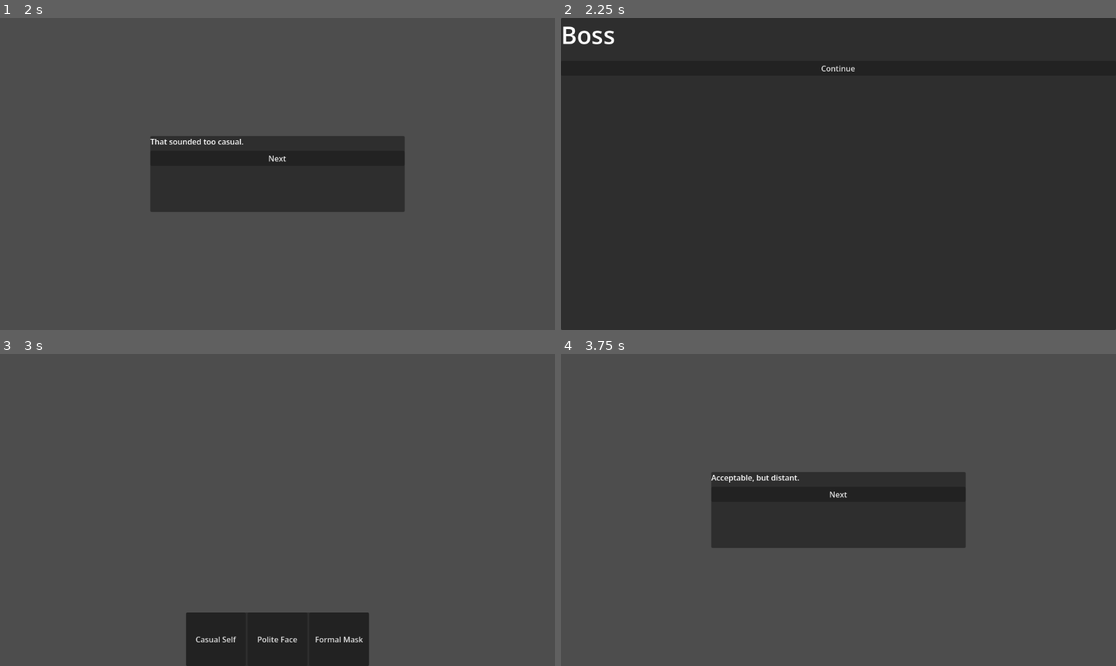
Above: before the commit, frames 1-4 (two rows, left to right).
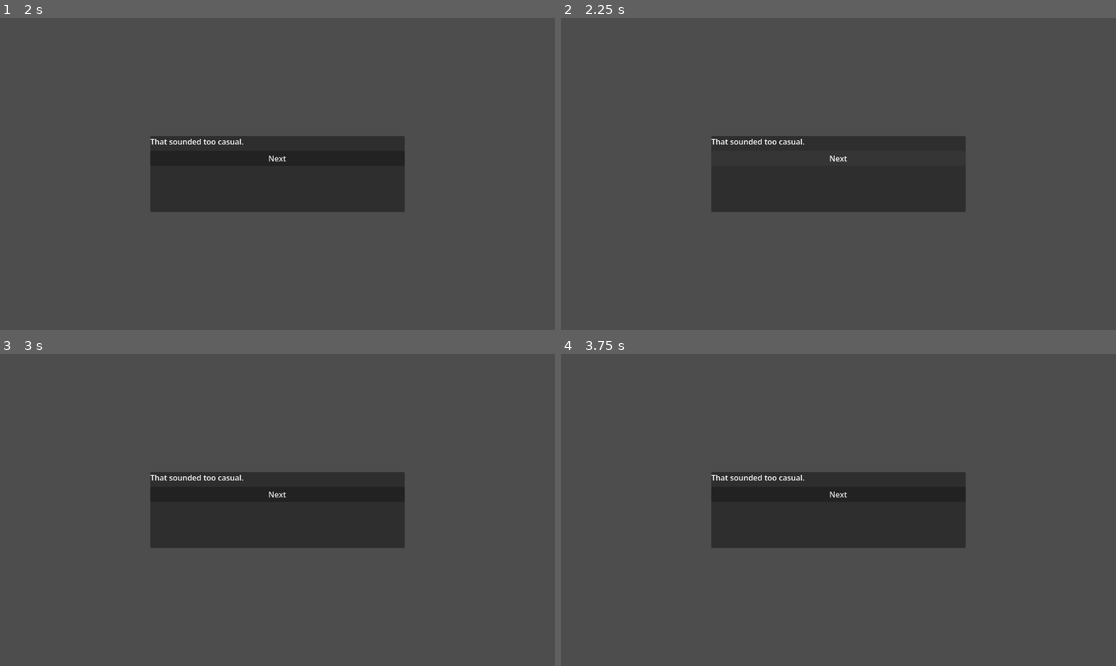
Above: after the commit, the same moments.

Repository: NitronicGames/GGJ-2026-KGO-Mask-Project
Game: Godot game, scene res://UI/GameUI.tscn
Two runs of this game, one before a commit and one after it. Both use one fixed random seed, a clock stepped at 60 frames per second and the inputs below. This scene is started directly instead of the project's main scene.
Inputs (mouse positions are in pixels of both pictures, inside the frame that each line leads up to):
- Up to frame 1 (2 s): click "Continue" at 0.5 s; click "Casual Self" at 1.25 s
- Up to frame 2 (2.25 s): click "Next" at 2 s
- Up to frame 3 (3 s): click (277, 403) at 2.75 s, where only the run before the commit has a clickable "Continue"
- Up to frame 4 (3.75 s): click (838, 637) at 3.5 s, where only the run before the commit has a clickable "Polite Face"

Frame 1 is identical in both runs. In frame 2, 89% of the frame differs, in the area x 0-100%, y 0-100%; in frame 3, 17%; in frame 4, 0.2%.

Commit message:
Added data-driven GameUI scenario flow
-Implemented scenario_data.gd with multi-scenario format
-Hooked GameUI to load scenarios dynamically
-Added mask choice → reaction → next scenario loop
-Wired Continue / Mask / Next buttons
-Basic UI panel visibility flow working

Diff:
--- a/UI/game_ui.gd
+++ b/UI/game_ui.gd
@@ -5,33 +5,36 @@
 @onready var feedback_panel: Control = $FeedbackPanel
 
 
-
 var ScenarioData = preload("res://game_state/scenario_data.gd")
 var scenario_data = ScenarioData.new()
 var scenario_index := 0
-
+var current_s := {}
 
 
 func _ready() -> void:
+	scenario_index = 0
 	load_scenario(scenario_index)
+	feedback_panel.visible = false
+	choice_panel.visible = false
+	dialogue_panel.visible = true
 
 
 func load_scenario(i: int) -> void:
-	var s = scenario_data.get_scenario(i)
+	if i >= scenario_data.scenarios.size():
+		print("All scenarios done")
+		feedback_panel.visible = false
+		choice_panel.visible = false
+		dialogue_panel.visible = false
+		return
 
-	$DialoguePanel/MarginContainer/DialogueVBox/SpeakerLabel.text = s["speaker"]
-	$DialoguePanel/MarginContainer/DialogueVBox/LineLabel.text = s["line"]
+	current_s = scenario_data.get_scenario(i)
 
-	# reset visible panels
-	dialogue_panel.visible = true
-	choice_panel.visible = false
-	feedback_panel.visible = false
+	$DialoguePanel/MarginContainer/DialogueVBox/SpeakerLabel.text = current_s["speaker"]
+	$DialoguePanel/MarginContainer/DialogueVBox/LineLabel.text = current_s["line"]
 
 
 func show_reaction(mask: String) -> void:
-	var s = scenario_data.get_scenario(0)
-	var r = s["reactions"][mask]
-
+	var r = current_s["reactions"][mask]
 	$FeedbackPanel/MarginContainer/FeedbackVBox/ReactionLabel.text = r["text"]
 	$FeedbackPanel/MarginContainer/FeedbackVBox/ReflectionLabel.text = r["why"]
 
@@ -65,13 +68,14 @@
 
 
 func _on_next_button_pressed() -> void:
+	print("Next clicked")
 	scenario_index += 1
 
 	if scenario_index >= scenario_data.scenarios.size():
 		print("All scenarios done")
 		feedback_panel.visible = false
 		choice_panel.visible = false
-		dialogue_panel.visible = true
+		dialogue_panel.visible = false
 		return
 
 	load_scenario(scenario_index)
--- a/game_state/scenario_data.gd
+++ b/game_state/scenario_data.gd
@@ -1,25 +1,36 @@
 extends Node
 
 var scenarios = [
-
 	{
 		"id": 1,
 		"speaker": "Boss",
 		"line": "Please read this report today.",
+		"reactions": {
+			"casual": {"text": "That sounded too casual.", "why": "Your boss expects a more formal tone."},
+			"polite": {"text": "Okay, but a bit distant.", "why": "Polite, but not quite the best fit here."},
+			"formal": {"text": "Perfect.", "why": "Formal speech matches a boss relationship."}
+		}
+	},
 
+	{
+		"id": 2,
+		"speaker": "Friend",
+		"line": "Hey—can you check this for me?",
 		"reactions": {
-			"casual": {
-				"text": "That sounded too casual.",
-				"why": "Boss expects formality."
-			},
-			"polite": {
-				"text": "Acceptable, but distant.",
-				"why": "Polite but not humble."
-			},
-			"formal": {
-				"text": "Very appropriate.",
-				"why": "Formal keigo fits boss context."
-			}
+			"casual": {"text": "Natural and friendly.", "why": "With close friends, casual feels warm and normal."},
+			"polite": {"text": "A little stiff.", "why": "Polite speech can add distance with close friends."},
+			"formal": {"text": "Whoa… why so serious?", "why": "Formal speech can feel cold or awkward here."}
+		}
+	},
+
+	{
+		"id": 3,
+		"speaker": "Teacher",
+		"line": "Can you hand in your homework today?",
+		"reactions": {
+			"casual": {"text": "Too relaxed.", "why": "A teacher expects respectful language."},
+			"polite": {"text": "Good.", "why": "Polite speech fits a teacher-student context well."},
+			"formal": {"text": "Respectful, maybe overdoing it.", "why": "Formal can work, but might feel overly distant."}
 		}
 	}
 ]
